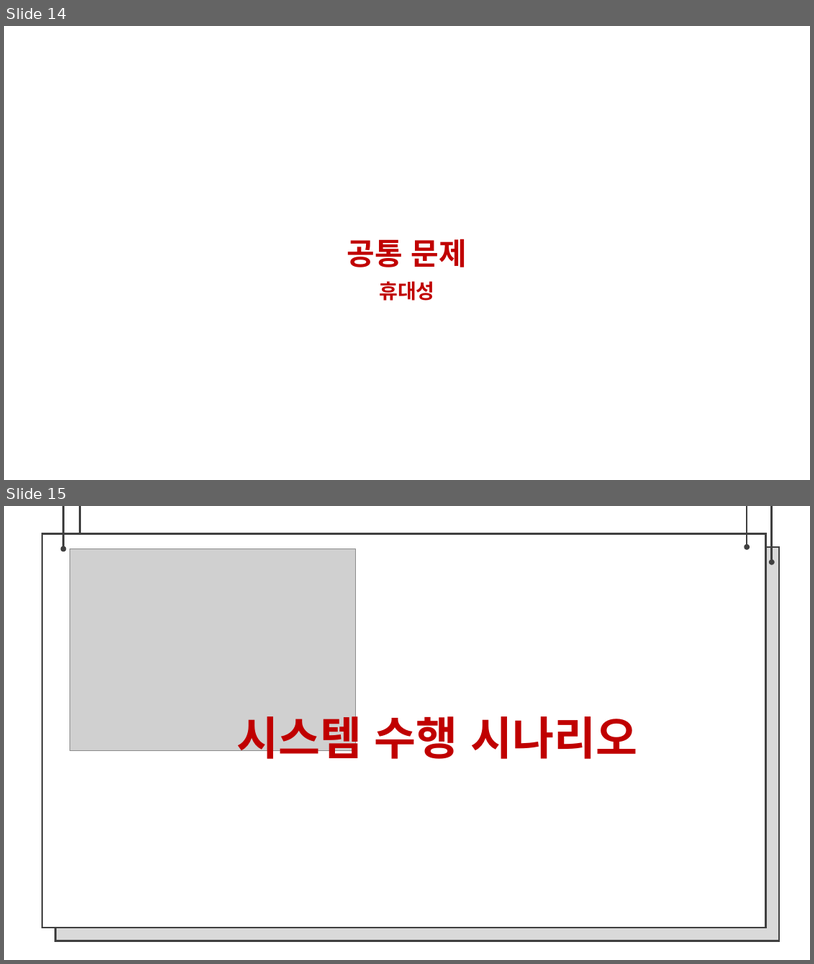
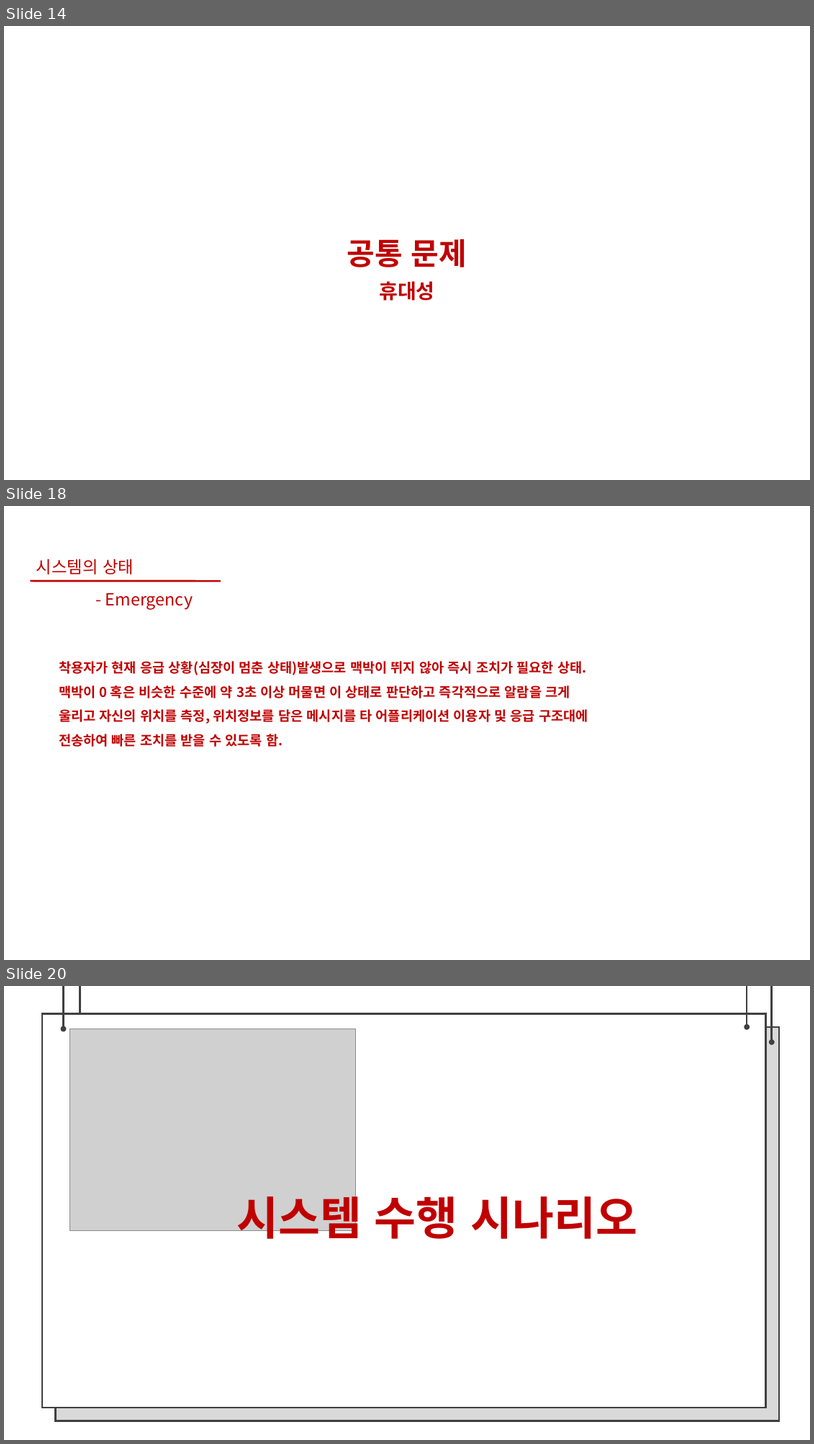
Before and after one commit to bajahoe/gitchana, a slide deck: 제안서 팀장 조동윤, 팀원 임종운.pptx. Shown one above the other, each under a label of ours: slides 14 and 15 before the commit, slides 14, 18 and 20 after it; the slides between them are not shown. The pictures are 814x964 and 814x1444 pixels, drawn with LibreOffice and Linux fonts; fonts in the diff are those of the drawing; grey boxes stand for pictures; background and template pictures are left out. Boxes give left, top, right and bottom in pixels: in the first picture for what was removed or moved away, otherwise in the second. Text is boxed around its words. In the diff, an @@ line names an element or a change of style, - is before the commit and + after.

Commit message:
ppt 내용 세부 수정
상태별 시나리오, 구성도 변경, 상태별 설명 추가

```diff
--- a/제안서 팀장 조동윤, 팀원 임종운.pptx
+++ b/제안서 팀장 조동윤, 팀원 임종운.pptx
@@ slide 18 added at bbox=[4, 506, 810, 960], background #FFFFFF @@
@@ text added at bbox=[36, 559, 134, 574], 20 pt, text #C00000 @@
+시스템의 상태
@@ line added from (30, 581) to (221, 581), #C00000 2.25 pt @@
@@ text added at bbox=[106, 593, 193, 610], 20 pt, text #C00000 @@
+- Emergency
@@ text added at bbox=[59, 661, 589, 746], 16 pt, text #C00000, bold @@
+착용자가 현재 응급 상황(심장이 멈춘 상태)발생으로 맥박이 뛰지 않아 즉시 조치가 필요한 상태. 맥박이 0 혹은 비슷한 수준에 약 3초 이상 머물면 이 상태로 판단하고 즉각적으로 알람을 크게 울리고 자신의 위치를 측정, 위치정보를 담은 메시지를 타 어플리케이션 이용자 및 응급 구조대에 전송하여 빠른 조치를 받을 수 있도록 함.
@@ what was slide 15 is now slide 20 @@
```
Also in this commit, not shown: 4 slides changed, 9 other slides added.
